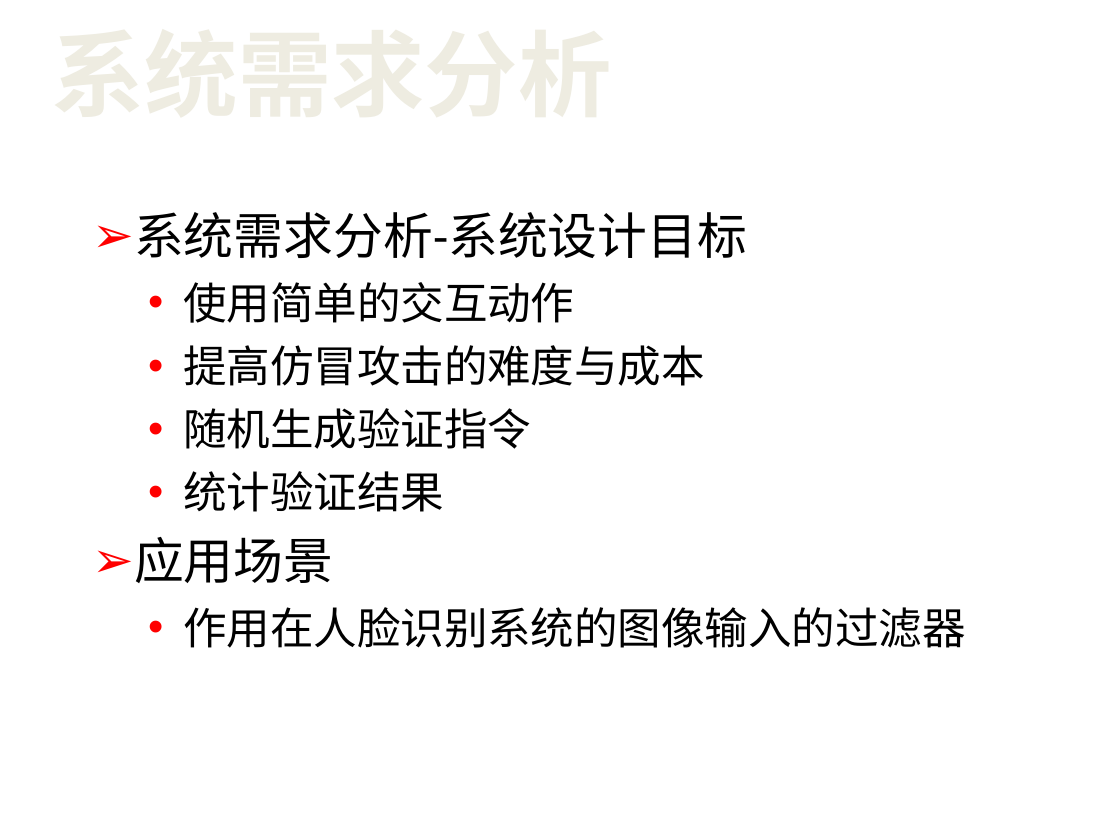
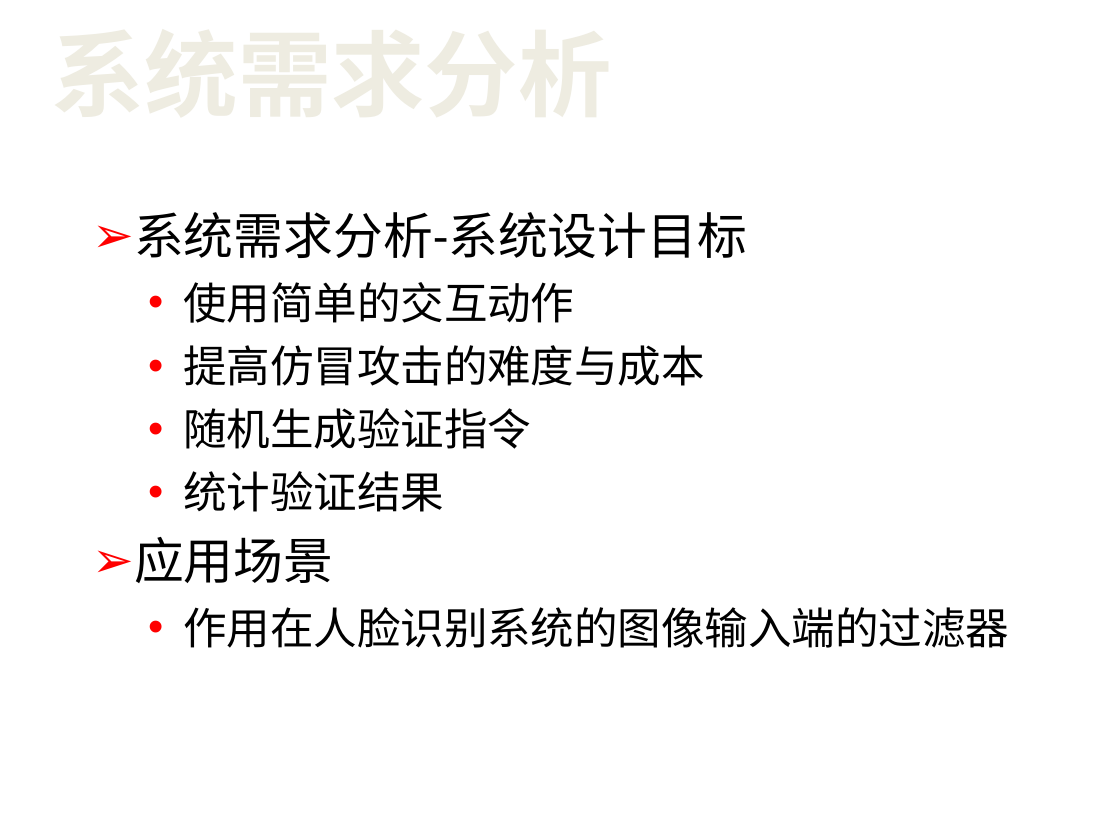
Before and after one commit to netbeen/BiyePaper, a slide deck: slide 5 of 答辩PPT.ppt. Drawn at 1120x840 pixels with LibreOffice and Linux fonts; fonts in the diff are those of the drawing; background and template pictures are left out. Boxes give left, top, right and bottom in pixels: in the first picture for what was removed or moved away, otherwise in the second. Text is boxed around its words. In the diff, an @@ line names an element or a change of style, - is before the commit and + after.

```diff
--- a/答辩PPT.ppt
+++ b/答辩PPT.ppt
@@ text at (183,607,1009,648): text changed @@
-  • 作用在人脸识别系统的图像输入的过滤器
+  • 作用在人脸识别系统的图像输入端的过滤器
```
Also in this commit, not shown: 10 other slides changed, 2 slides added, 11 other files.
